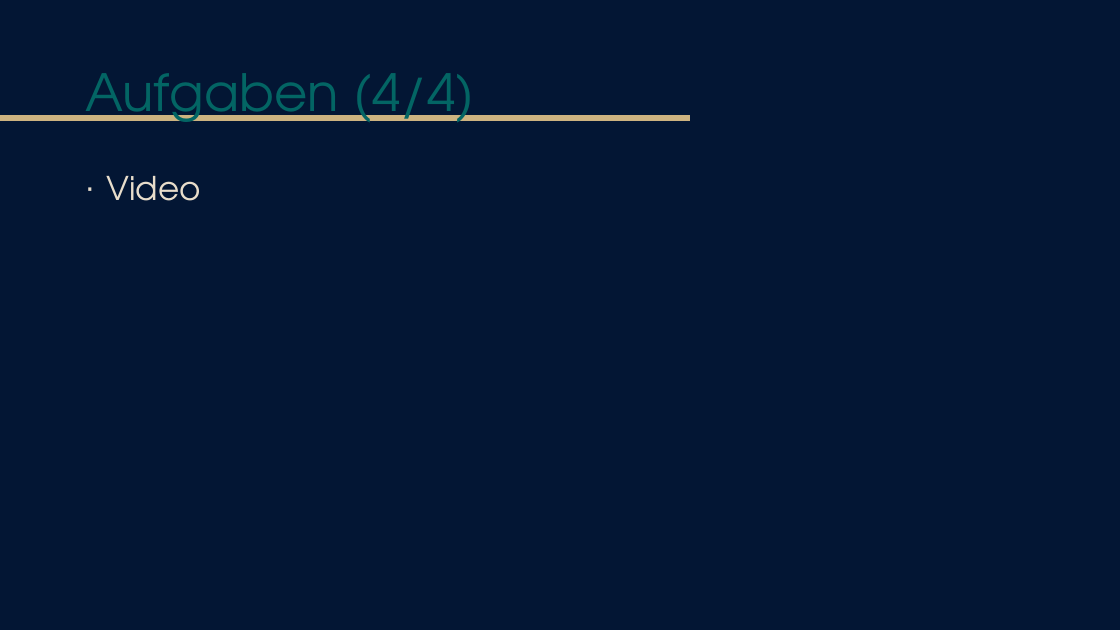
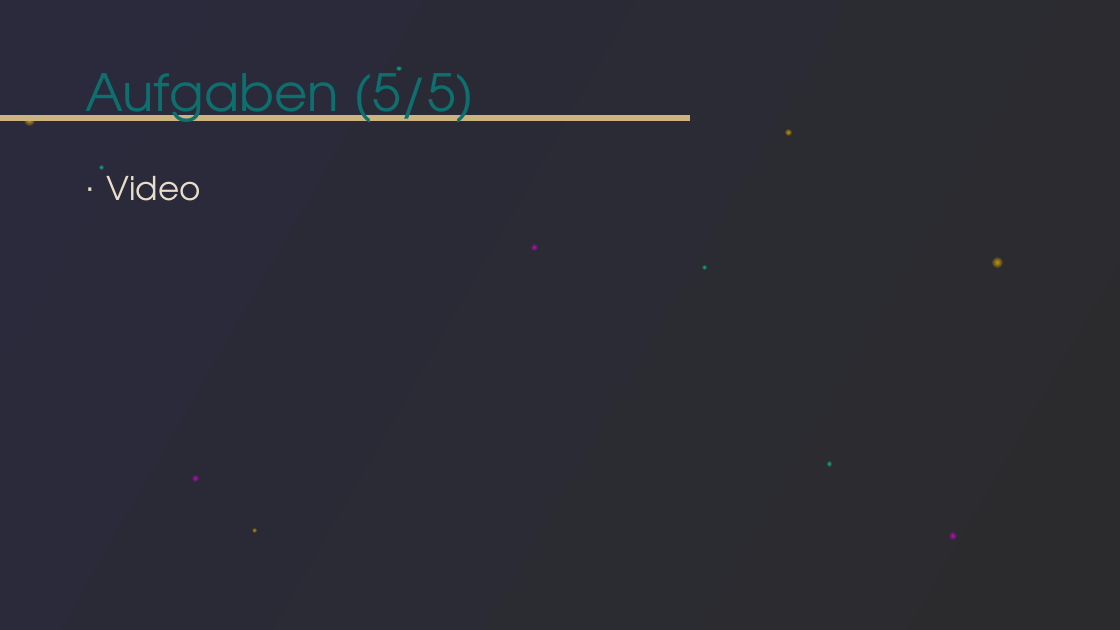
Before and after one commit to tlahmann/mci-af, a slide deck: slide 13 of presentation/Resync Studie.pptx (slide 12 before the commit). Drawn at 1120x630 pixels with LibreOffice and Linux fonts; fonts in the diff are those of the drawing. Boxes give left, top, right and bottom in pixels: in the first picture for what was removed or moved away, otherwise in the second. Text is boxed around its words. In the diff, an @@ line names an element or a change of style, - is before the commit and + after.

Commit message:
Add discussion and design

```diff
--- a/presentation/Resync Studie.pptx
+++ b/presentation/Resync Studie.pptx
@@ background #031634 to gradient #2A2A3C to #2B2B2D @@
@@ title at box(85, 66, 474, 122): text changed; text colour #036564 to #0D6F6E @@
-Aufgaben (4/4)
+Aufgaben (5/5)
@@ ellipse added at box(397, 66, 401, 71), fill gradient #00FFCC @@
@@ line (0, 118) - (690, 118): stroke #CDB380 4.5 pt to #BF9659 4.5 pt @@
@@ ellipse added at box(24, 116, 34, 126), fill gradient #E3AB00 to #BF9000 to #B28600 @@
@@ ellipse added at box(786, 130, 792, 136), fill gradient #E3AB00 to #BF9000 to #B28600 @@
@@ ellipse added at box(99, 166, 103, 170), fill gradient #00FFCC @@
@@ ellipse added at box(532, 245, 539, 251), fill gradient #FF00FF to #D100D1 to #940094 @@
@@ ellipse added at box(702, 266, 707, 270), fill gradient #00FFCC @@
@@ ellipse added at box(993, 257, 1003, 267), fill gradient #E3AB00 to #BF9000 to #B28600 @@
@@ ellipse added at box(192, 476, 199, 482), fill gradient #FF00FF to #D100D1 to #940094 @@
@@ ellipse added at box(828, 462, 832, 466), fill gradient #00FFCC @@
@@ ellipse added at box(252, 528, 256, 533), fill gradient #E3AB00 to #BF9000 to #B28600 @@
@@ ellipse added at box(950, 533, 957, 539), fill gradient #FF00FF to #D100D1 to #940094 @@
```
Also in this commit, not shown: 14 other slides changed, 4 slides added.
